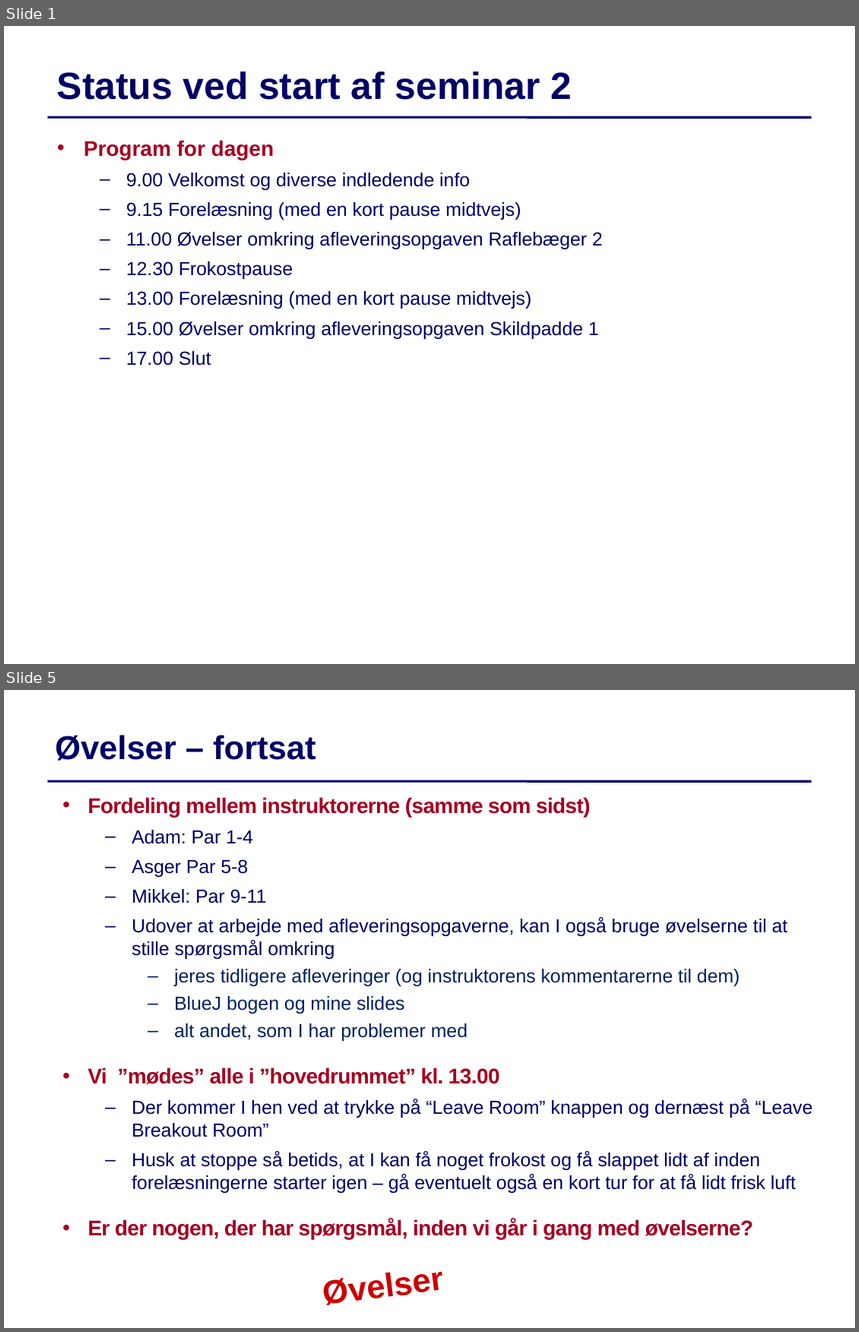
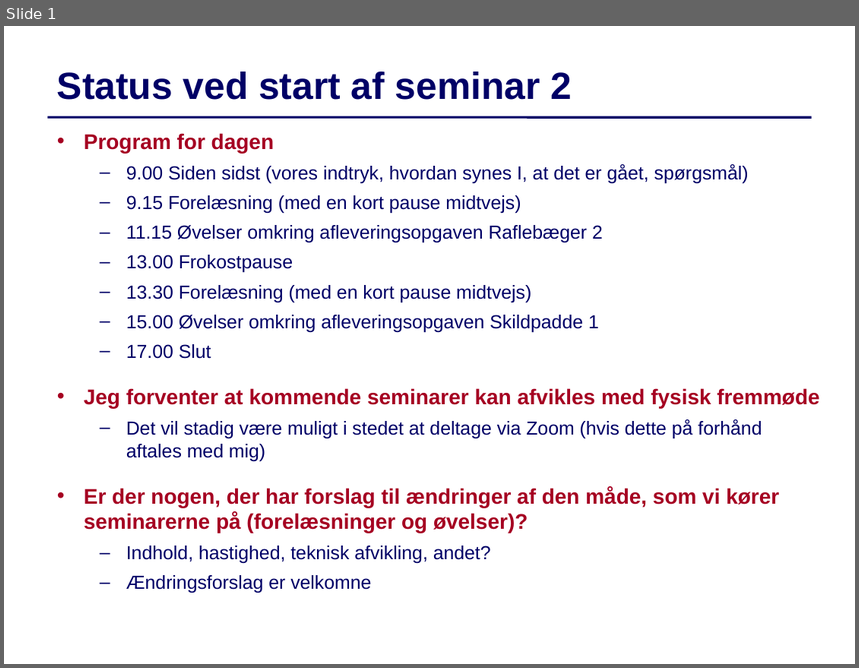
Before and after one commit to IntProgAU/Materiale, a slide deck: web/g22/status/Status2.pptx. Shown one above the other, each under a label of ours: slides 1 and 5 before the commit, slide 1 after it; the slides between them are not shown. The pictures are 859x1332 and 859x668 pixels, drawn with LibreOffice and Linux fonts; fonts in the diff are those of the drawing. Boxes give left, top, right and bottom in pixels: in the first picture for what was removed or moved away, otherwise in the second. Text is boxed around its words. In the diff, an @@ line names an element or a change of style, - is before the commit and + after.

```diff
--- a/web/g22/status/Status2.pptx
+++ b/web/g22/status/Status2.pptx
@@ slide 5 removed at bbox=[4, 690, 855, 1328], background #FFFFFF; not listed: 1 template element that a slide beside it also shows @@
@@ text removed at bbox=[55, 735, 316, 761] @@
-Øvelser – fortsat
@@ text removed at bbox=[88, 797, 813, 1239] @@
-  • Fordeling mellem instruktorerne (samme som sidst)
-  – Adam: Par 1-4
-  – Asger Par 5-8
-  – Mikkel: Par 9-11
-  – Udover at arbejde med afleveringsopgaverne, kan I også bruge øvelserne til at stille spørgsmål omkring
-    – jeres tidligere afleveringer (og instruktorens kommentarerne til dem)
-    – BlueJ bogen og mine slides
-    – alt andet, som I har problemer med
-  • Vi ”mødes” alle i ”hovedrummet” kl. 13.00
-  – Der kommer I hen ved at trykke på “Leave Room” knappen og dernæst på “Leave Breakout Room”
-  – Husk at stoppe så betids, at I kan få noget frokost og få slappet lidt af inden forelæsningerne starter igen – gå eventuelt også en kort tur for at få lidt frisk luft
-  • Er der nogen, der har spørgsmål, inden vi går i gang med øvelserne?
@@ text removed at bbox=[325, 1272, 445, 1306] @@
-Øvelser
@@ slide 1 changed as well @@
@@ text "Program for dagen": place and size @@
-text "Program for dagen" at bbox=[84, 140, 603, 366]
+text "Program for dagen" at bbox=[84, 133, 819, 593]
@@ text at bbox=[126, 164, 749, 183]: text changed @@
-  – 9.00 Velkomst og diverse indledende info
+  – 9.00 Siden sidst (vores indtryk, hvordan synes I, at det er gået, spørgsmål)
@@ text at bbox=[126, 225, 603, 303]: text changed @@
-  – 11.00 Øvelser omkring afleveringsopgaven Raflebæger 2
-  – 12.30 Frokostpause
-  – 13.00 Forelæsning (med en kort pause midtvejs)
+  – 11.15 Øvelser omkring afleveringsopgaven Raflebæger 2
+  – 13.00 Frokostpause
+  – 13.30 Forelæsning (med en kort pause midtvejs)
@@ text at bbox=[84, 389, 819, 593]: paragraphs added @@
+• Jeg forventer at kommende seminarer kan afvikles med fysisk fremmøde
+  – Det vil stadig være muligt i stedet at deltage via Zoom (hvis dette på forhånd aftales med mig)
+• Er der nogen, der har forslag til ændringer af den måde, som vi kører seminarerne på (forelæsninger og øvelser)?
+  – Indhold, hastighed, teknisk afvikling, andet?
+  – Ændringsforslag er velkomne
```
Also in this commit, not shown: 5 other slides changed, 5 other files.
